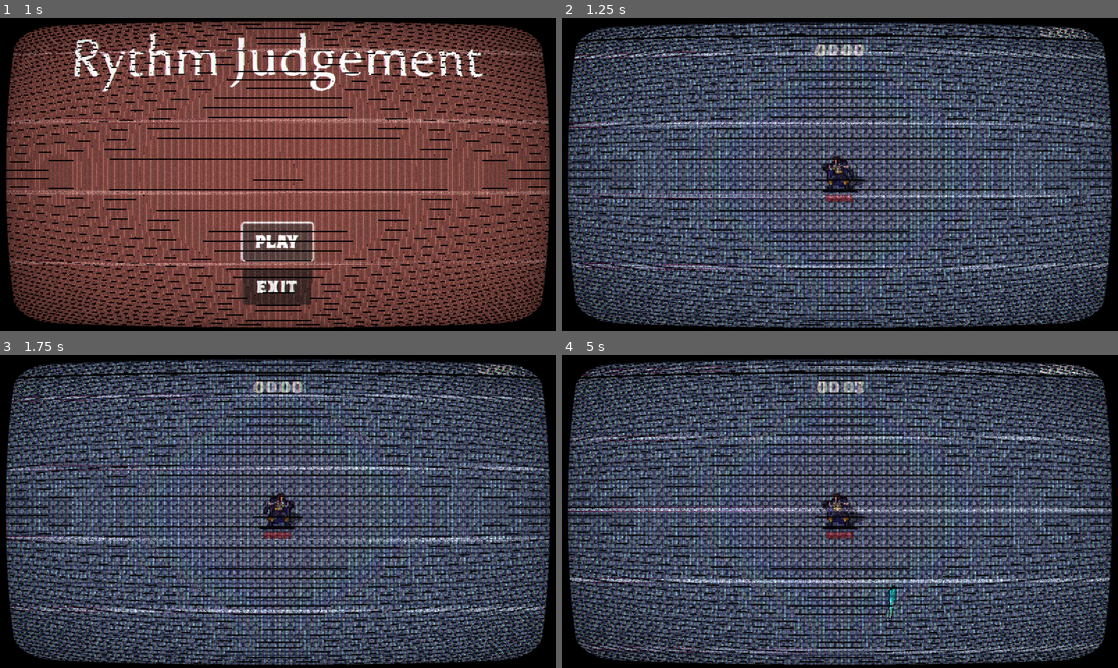
Above: before the commit, frames 1-4 (two rows, left to right).
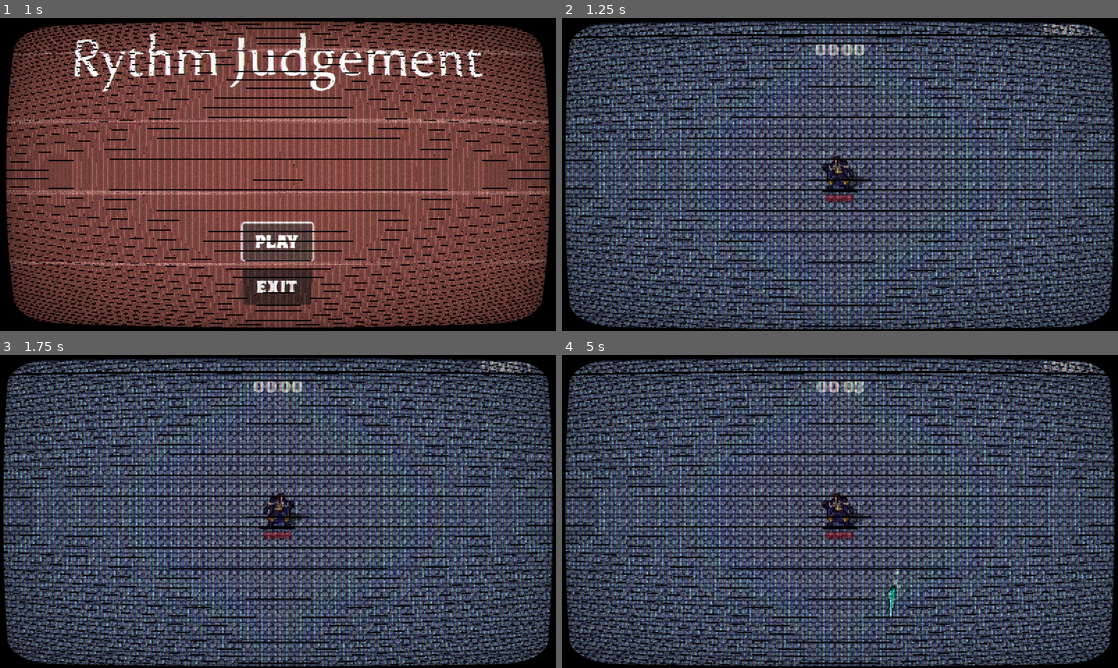
Above: after the commit, the same moments.

Repository: DiogoSabec/Rythm-Judgment
Game: Godot game, scene res://TitleScreen/menu.tscn
The game is run twice, just before and just after one commit, with the same random seed, the same clock (stepped at 60 frames per second) and the same inputs. Sound files missing from this copy of the repository are replaced by a short silence.
Inputs (mouse positions are in pixels of both pictures, inside the frame that each line leads up to):
- Up to frame 1 (1 s): click "Play" at 0.5 s
- Up to frame 2 (1.25 s): no input
- Up to frame 3 (1.75 s): move the mouse to (400, 495) at 1.27 s; hold D (right) from 1.28 s (still down); click (400, 495) at 1.35 s
- Up to frame 4 (5 s): move the mouse to (728, 527) at 2.02 s; release D (right) at 2.03 s; hold S (down) 2.03-2.78 s; click (728, 527) at 2.1 s; move the mouse to (895, 442) at 2.77 s; hold D (right) 2.78-3.53 s; click (895, 442) at 2.85 s; move the mouse to (812, 574) at 3.52 s; hold W (up) 3.53-4.28 s; click (812, 574) at 3.6 s; move the mouse to (1006, 558) at 4.27 s; hold A (left) from 4.28 s (still down); click (1006, 558) at 4.35 s

Frame 1 is identical in both runs. In frame 2, 61% of the frame differs, in the area x 0-100%, y 0-100%; in frame 3, 61%; in frame 4, 61%.

Commit message:
Added particle in ice spear and adjusted the vhs effect

Diff:
--- a/SurvivorsClone_Complete-main/Player/Attack/ice_spear.gd
+++ b/SurvivorsClone_Complete-main/Player/Attack/ice_spear.gd
@@ -11,6 +11,9 @@
 var angle = Vector2.ZERO
 
 @onready var player = get_tree().get_first_node_in_group("player")
+@onready var sprite = $Sprite2D
+@onready var particles = $CPUParticles2D
+@onready var timer = $Timer
 signal remove_from_array(object)
 
 func _ready():
@@ -42,7 +45,6 @@
 			knockback_amount = 100
 			attack_size = 1.0 * (1 + player.spell_size)
 
-
 	var tween = create_tween()
 	tween.tween_property(self,"scale",Vector2(1,1)*attack_size,1).set_trans(Tween.TRANS_QUINT).set_ease(Tween.EASE_OUT)
 	tween.play()
@@ -53,10 +55,23 @@
 func enemy_hit(charge = 1):
 	hp -= charge
 	if hp <= 0:
-		emit_signal("remove_from_array",self)
-		queue_free()
-
+		_destroy_object()
 
 func _on_timer_timeout():
-	emit_signal("remove_from_array",self)
+	_destroy_object()
+
+# This function handles the destruction process smoothly
+func _destroy_object():
+	# Disable the sprite so it disappears
+	sprite.visible = false
+
+	# Stop the particle emission and allow the particles to fade out
+	particles.emitting = false
+
+	# Set a short timer to fully remove the object after particles stop
+	timer.wait_time = 1.0  # Adjust this time based on how long your particles take to fade out
+	timer.start()
+
+func _on_Timer_timeout():
+	emit_signal("remove_from_array", self)
 	queue_free()
--- a/SurvivorsClone_Complete-main/Player/Attack/ice_spear.tscn
+++ b/SurvivorsClone_Complete-main/Player/Attack/ice_spear.tscn
@@ -6,6 +6,10 @@
 
 [sub_resource type="RectangleShape2D" id="RectangleShape2D_p4tiy"]
 size = Vector2(6.36396, 33.234)
+
+[sub_resource type="Gradient" id="Gradient_qjypo"]
+offsets = PackedFloat32Array(0.666667, 1)
+colors = PackedColorArray(0.63, 0.864, 0.9, 1, 1, 1, 1, 1)
 
 [node name="IceSpear" type="Area2D" groups=["attack"]]
 top_level = true
@@ -33,4 +37,21 @@
 pitch_scale = 5.0
 autoplay = true
 
+[node name="CPUParticles2D" type="CPUParticles2D" parent="."]
+amount = 10
+lifetime = 0.5
+lifetime_randomness = 0.4
+emission_shape = 1
+emission_sphere_radius = 5.86
+direction = Vector2(11.28, 0)
+spread = 88.11
+gravity = Vector2(0.505, 100)
+angular_velocity_min = -527.06
+angular_velocity_max = 498.82
+scale_amount_min = 2.0
+scale_amount_max = 3.0
+color_ramp = SubResource("Gradient_qjypo")
+hue_variation_min = -1.0
+hue_variation_max = 1.0
+
 [connection signal="timeout" from="Timer" to="." method="_on_timer_timeout"]
--- a/SurvivorsClone_Complete-main/Player/player.tscn
+++ b/SurvivorsClone_Complete-main/Player/player.tscn
@@ -25,18 +25,18 @@
 shader_parameter/grille_opacity = 0.315
 shader_parameter/resolution = Vector2(640, 480)
 shader_parameter/pixelate = true
-shader_parameter/roll = true
-shader_parameter/roll_speed = 1.13
-shader_parameter/roll_size = 27.359
-shader_parameter/roll_variation = 5.0
+shader_parameter/roll = false
+shader_parameter/roll_speed = 0.42
+shader_parameter/roll_size = 61.625
+shader_parameter/roll_variation = 1.025
 shader_parameter/distort_intensity = 0.003
-shader_parameter/noise_opacity = 0.4
+shader_parameter/noise_opacity = 0.05
 shader_parameter/noise_speed = 5.0
-shader_parameter/static_noise_intensity = 0.06
-shader_parameter/aberration = 0.00200005
+shader_parameter/static_noise_intensity = 0.0
+shader_parameter/aberration = 4.75e-08
 shader_parameter/brightness = 1.2
 shader_parameter/discolor = false
-shader_parameter/warp_amount = 0.326
+shader_parameter/warp_amount = 0.151
 shader_parameter/clip_warp = false
 shader_parameter/vignette_intensity = 0.125
 shader_parameter/vignette_opacity = 0.475
Not shown: 1 places in SurvivorsClone_Complete-main/Player/Attack/ice_spear.tscn that only renumber resources
